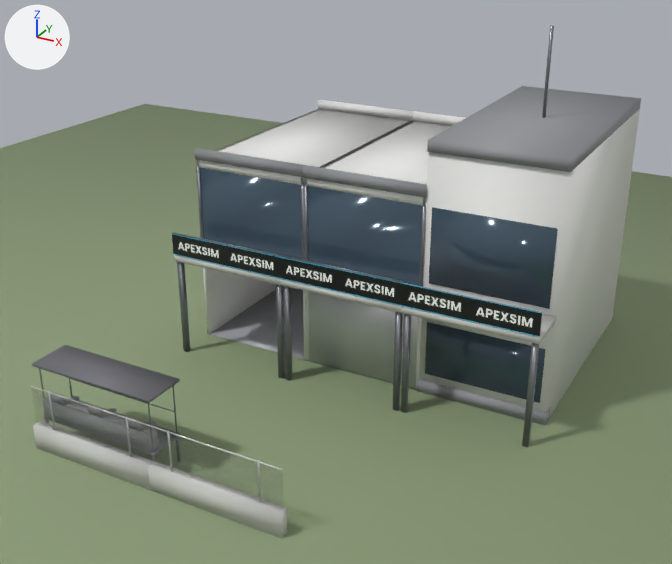
An edit to the Blender file content/props/pit/pit_kit.blend, drawn before and after from the same camera.
The view is the same before and after, from a 50 mm camera at (23.8, -34.8, 21.9) aimed at (5.5, -1.6, 5.4). Arrows for +X, +Y and +Z are at upper left; the lights stay in place. The older version comes first.

The older version as bpy lines, for what is in view:
```python
ob_garage_6m = bpy.data.objects.new('garage_6m', me_garage_6m)
ob_garage_6m.location = (0.0, 0.0, 0.0)
ob_garage_6m_closed = bpy.data.objects.new('garage_6m_closed', me_garage_6m_closed)
ob_garage_6m_closed.location = (6.0, 0.0, 0.0)
ob_garage_end = bpy.data.objects.new('garage_end', me_garage_end)
ob_garage_end.location = (12.0, 0.0, 0.0)
ob_previewground = bpy.data.objects.new('PreviewGround', me_previewground)
ob_previewground.location = (0.0, 0.0, 0.0)
# also in view: 'pit_wall_6m' at (0.0, -10.9, 1.9); 'pit_wall_plain_6m' at (6.0, -11.8, 1.5)
```
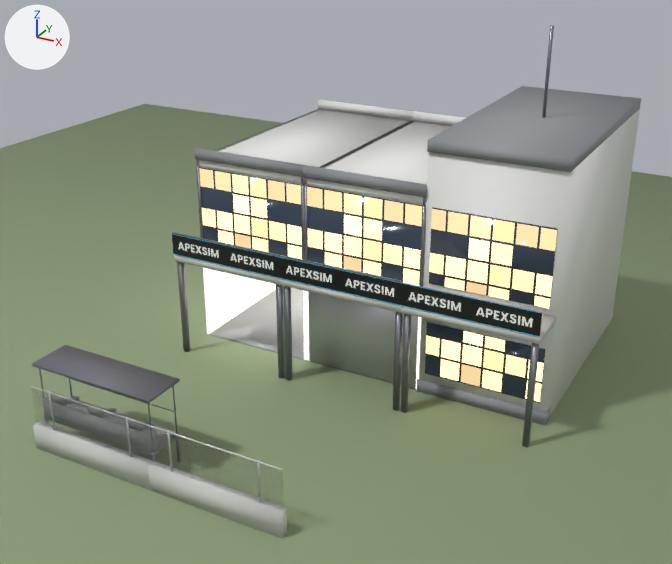
The change, as a diff of the scene's bpy script:
```diff
--- a/content/props/pit/pit_kit.blend.py
+++ b/content/props/pit/pit_kit.blend.py
@@ img_t_window_glow @@
+img_t_window_glow = load_image('T_window_glow', '_unpacked/T_window_glow', 512, 512, 'sRGB')
@@ mat_pit_interior @@
 mat_pit_interior.roughness = 0.8
+mat_pit_interior.emission_strength = 1.2
@@ mat_pit_glass @@
 n0 = _N.new('ShaderNodeBsdfPrincipled'); n0.name = 'Principled BSDF'
-n0.inputs[0].default_value = (0.06, 0.1, 0.14, 1.0)  # 'Base Color', dark blue #455969
+n0.inputs[0].default_value = (0.04, 0.06, 0.09, 1.0)  # 'Base Color', dark blue #384555
 n0.inputs[1].default_value = 0.2  # 'Metallic'
 n0.inputs[2].default_value = 0.1  # 'Roughness'
+n0.inputs[28].default_value = 3.0  # 'Emission Strength'
 n1 = _N.new('ShaderNodeOutputMaterial'); n1.name = 'Material Output'
+n2 = _N.new('ShaderNodeTexImage'); n2.name = 'Image Texture'
+n2.image = img_t_window_glow
 _L.new(n0.outputs[0], n1.inputs[0])  # 'BSDF' to 'Surface'
+_L.new(n2.outputs[0], n0.inputs[27])  # 'Color' to 'Emission Color'
@@ me_garage_6m @@
 me_garage_6m.from_pydata(...)  # 160 vertices, 142 faces; spans x -3.0..3.0, y -2.23..12.0, z 0.0..9.9
 # used by ob_garage_6m; location = (0.0, 0.0, 0.0)
+# me_garage_6m part 1: texture (UV) coordinates of 6 of 142 faces, centred in x -2.85..2.85, y 0.0..0.05, z 5.2..9.0, changed; they spanned u -2.85..2.85, v 0.0..9.0 and now span u -0.71..0.71, v 0.0..2.25
 me_garage_6m.materials.append(mat_pit_floor)
@@ me_garage_6m_closed @@
 me_garage_6m_closed.from_pydata(...)  # 202 vertices, 178 faces; spans x -3.0..3.0, y -2.23..12.0, z 0.0..9.9
 # used by ob_garage_6m_closed; location = (6.0, 0.0, 0.0)
+# me_garage_6m_closed part 2: texture (UV) coordinates of 6 of 178 faces, centred in x -2.85..2.85, y 0.0..0.05, z 5.2..9.0, changed; they spanned u -2.85..2.85, v 0.0..9.0 and now span u -0.71..0.71, v 0.0..2.25
 me_garage_6m_closed.materials.append(mat_pit_floor)
@@ me_garage_end @@
 me_garage_end.from_pydata(...)  # 90 vertices, 65 faces; spans x -3.0..3.0, y -2.2..12.0, z 0.0..15.9
 # used by ob_garage_end; location = (12.0, 0.0, 0.0)
+# me_garage_end part 3: texture (UV) coordinates of 12 of 65 faces, centred in x -2.7..2.7, y -0.1..0.0, z 1.0..9.0, changed; they spanned u -2.7..2.7, v -0.05..9.0 and now span u -0.68..0.68, v -0.01..2.25
 me_garage_end.materials.append(mat_pit_wall)
```

Boxes [x1, y1, x2, y2] around the edits, measured in the pictures (672 x 564 px):
'garage_end', surface changed (lighter): [401, 205, 560, 413] in both
'garage_6m_closed', surface changed (lighter): [280, 183, 426, 411] in both
'garage_6m', surface changed (lighter): [180, 165, 307, 379] in both
part 1 of me_garage_6m, surface changed (lighter): [199, 167, 302, 259] in both
part 2 of me_garage_6m_closed, surface changed (lighter): [307, 186, 423, 286] in both
part 3 of me_garage_end, surface changed (lighter): [425, 207, 558, 403] in both
